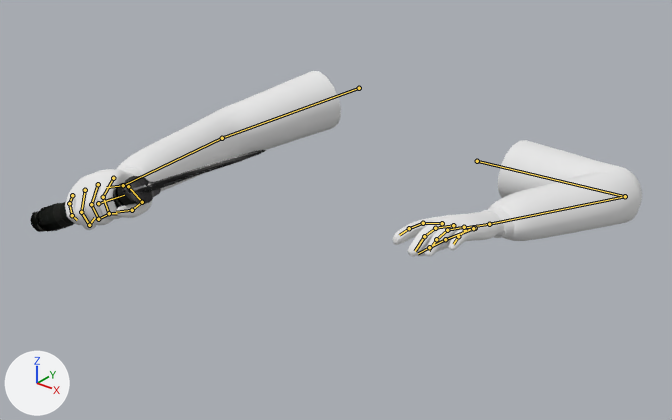
One commit to the Blender file weapons/new/FF - Knife.blend: the scene before it, then after it.
One viewpoint serves both versions: a 50 mm camera at (38.1, -60.3, 18.8) aimed at (-1.1, -11.3, -11.6). The axes (+X, +Y, +Z) are drawn at lower left. The lights are the same throughout. The first picture is the older version. Both versions are drawn at frame 0 of the action 'swing2'; the numbers are the values there. The bones that bend it are drawn over the model as lines.

Names of what the first picture shows: 'default_arms.002', 'reference_Knife ref'.
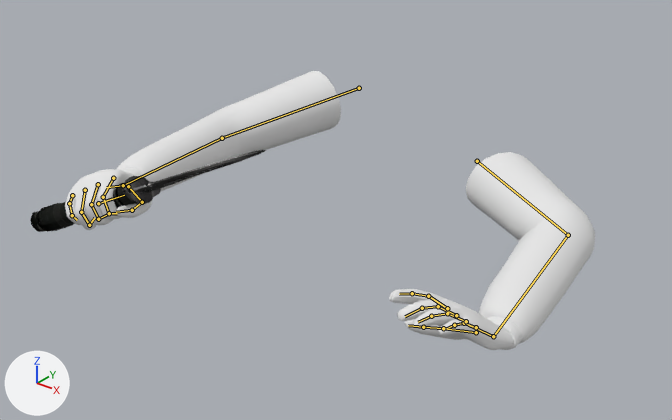
Location of each change, [x1, y1, x2, y2] in pixels of the pictures (672 x 420 px):
'default_arms.002', posed (8% narrower, 50% taller): before [65, 71, 642, 257]; after [65, 71, 595, 350]

Edits to the bpy script that builds the scene:
```text
Change bone_rig_hand_l:
    where bone_rig_hand_l = bpy.data.objects['FF_SKELETON'].pose.bones['rig_hand_l']  # child of 'root'
    bone_rig_hand_l.location: (12.0, -25.0, 5.4) -> (15.9, -20.0, 12.9)
    bone_rig_hand_l.rotation_euler: (1.745, -0.244, 0.227) -> (2.077, -0.593, -0.175)  # degrees (100, -14, 13) -> degrees (119, -34, -10)
```
